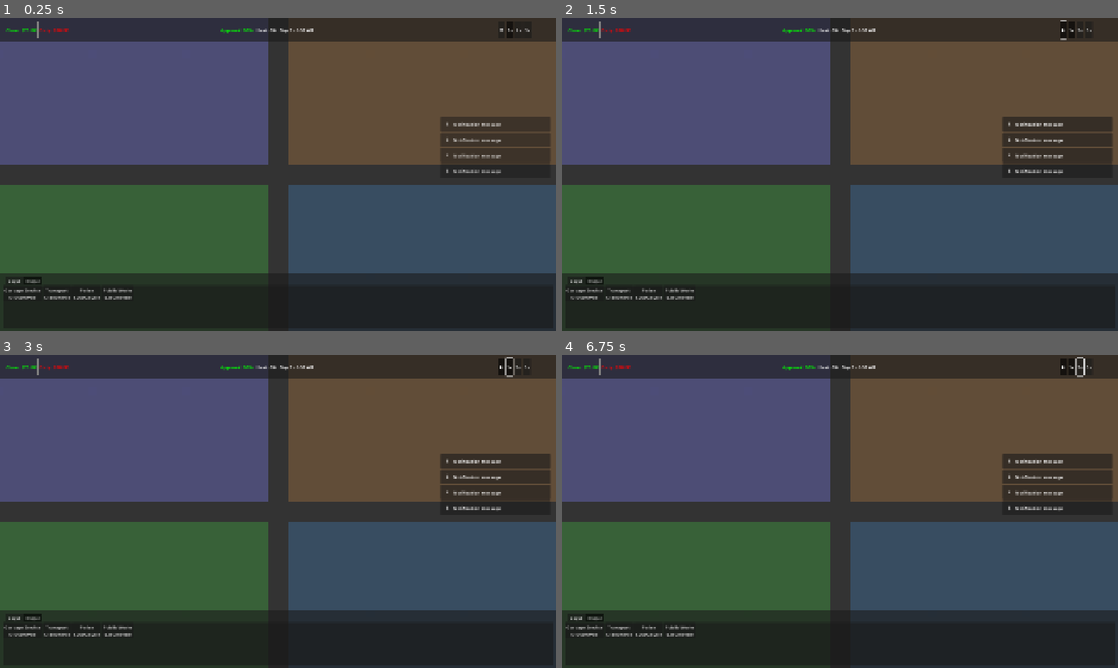
Above: before the commit, frames 1-4 (two rows, left to right).
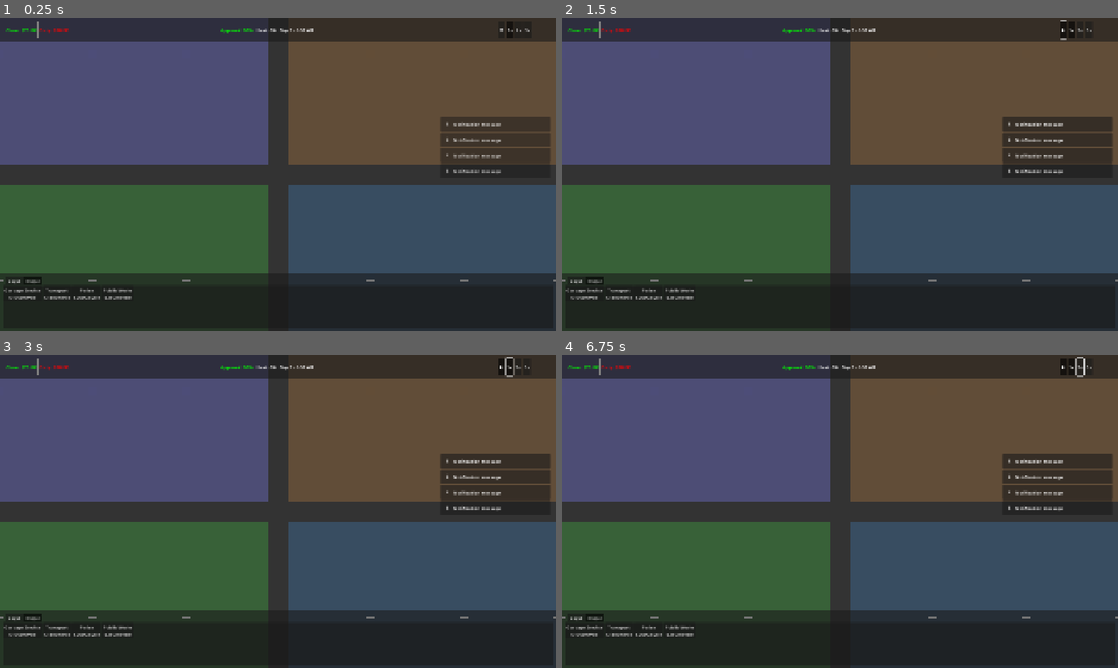
Above: after the commit, the same moments.

Repository: gerswin/underworld-tycoon
Game: Godot game, scene res://src/scenes/Main.tscn
The game is run twice, just before and just after one commit, with the same random seed, the same clock (stepped at 60 frames per second) and the same inputs.
Inputs (mouse positions are in pixels of both pictures, inside the frame that each line leads up to):
- Up to frame 1 (0.25 s): no input
- Up to frame 2 (1.5 s): click "⏸" at 0.5 s; tap Enter at 1.25 s; move the mouse to (962, 158) at 1.27 s; press the mouse at (962, 158) at 1.28 s; hold D (move_right) from 1.28 s (still down)
- Up to frame 3 (3 s): tap Space (pause) at 2 s; move the mouse to (166, 527) at 2.02 s; release D (move_right) at 2.03 s; release the mouse at (166, 527) at 2.03 s; hold S (move_down) 2.03-2.78 s; right-click (166, 527) at 2.1 s; tap Enter at 2.75 s; move the mouse to (333, 442) at 2.77 s; hold D (move_right) from 2.78 s (still down); hold Tab (toggle_panel) from 2.78 s (still down)
- Up to frame 4 (6.75 s): tap Space (pause) at 3.5, 5 s; move the mouse to (812, 574) at 3.52 s; release D (move_right) at 3.53 s; release Tab (toggle_panel) at 3.53 s; hold W (move_up) 3.53-4.28 s; tap Mouse wheel up (zoom_in) at 3.6 s; click (812, 574) at 3.67 s; tap Enter at 4.25 s; move the mouse to (1006, 558) at 4.27 s; hold Mouse wheel down (zoom_out) 4.28-5.03 s; hold A (move_left) 4.28-5.78 s; move the mouse to (673, 464) at 5.02 s; click (673, 464) at 5.1 s; move the mouse to (867, 511) at 5.77 s; hold S (move_down) 5.78-6.53 s; hold Right mouse button (right_click) 5.78-6.53 s; click (867, 511) at 5.92 s; move the mouse to (756, 433) at 6.52 s; hold D (move_right) from 6.53 s (still down); tap Tab (toggle_panel) at 6.6 s

The runs differ from the first frame. In frame 1, less than 0.1% of the frame differs, in the area x 0-100%, y 83-85%; in frame 2, less than 0.1%; in frame 3, less than 0.1%; in frame 4, less than 0.1%.
Error before the commit: Invalid assignment of property or key 'color' with value of type 'Color' on a base object of type 'NinePatchRect'. (res://src/scripts/ui/PlotTooltip.gd:20)
Error after the commit: Invalid assignment of property or key 'text' with value of type 'String' on a base object of type 'Nil'. (res://src/scripts/ui/Notification.gd:15)

Commit message:
Fix: Correct tooltip background and plot interaction errors
- Changed NinePatchRect to ColorRect (NinePatchRect doesn't have color property)
- Fixed plot border creation using manual ColorRect lines instead of StyleBox
- Corrected signal binding for plot interaction events
- Removed unused create_border_style() function

These fixes resolve the 'Invalid assignment' errors and ensure proper plot interaction.

Diff:
--- a/src/scripts/systems/BuildingPlots.gd
+++ b/src/scripts/systems/BuildingPlots.gd
@@ -101,12 +101,31 @@
 	plot_rect.color = color
 	plot_visual.add_child(plot_rect)
 
-	# Border
+	# Border - create a simple outline
 	var border = ColorRect.new()
 	border.size = Vector2(PLOT_SIZE * 0.85, PLOT_SIZE * 0.85)
 	border.position = -border.size / 2
 	border.color = Color.TRANSPARENT
-	border.add_theme_stylebox_override("panel", create_border_style())
+
+	# Create border lines manually
+	for i in range(4):
+		var line = ColorRect.new()
+		line.color = Color.WHITE
+		match i:
+			0: # Top
+				line.size = Vector2(border.size.x, 2)
+				line.position = Vector2(0, 0)
+			1: # Right
+				line.size = Vector2(2, border.size.y)
+				line.position = Vector2(border.size.x - 2, 0)
+			2: # Bottom
+				line.size = Vector2(border.size.x, 2)
+				line.position = Vector2(0, border.size.y - 2)
+			3: # Left
+				line.size = Vector2(2, border.size.y)
+				line.position = Vector2(0, 0)
+		border.add_child(line)
+
 	plot_visual.add_child(border)
 
 	# Add interaction area
@@ -121,25 +140,16 @@
 	# Store plot data in the visual
 	plot_visual.set_meta("plot_data", plot_data)
 
-	# Connect signals
-	area.input_event.connect(_on_plot_clicked.bind(plot_data))
+	# Connect signals with proper binding
+	area.input_event.connect(_on_area_input_event.bind(plot_data))
 	area.mouse_entered.connect(_on_plot_hovered.bind(plot_data))
 	area.mouse_exited.connect(_on_plot_exited.bind(plot_data))
 
 	add_child(plot_visual)
 	plot_visuals.append(plot_visual)
 
-func create_border_style() -> StyleBoxFlat:
-	var style = StyleBoxFlat.new()
-	style.border_width_left = 2
-	style.border_width_right = 2
-	style.border_width_top = 2
-	style.border_width_bottom = 2
-	style.border_color = Color.WHITE
-	style.bg_color = Color.TRANSPARENT
-	return style
-
-func _on_plot_clicked(_viewport: Node, event: InputEvent, _shape_idx: int, plot_data: Dictionary) -> void:
+
+func _on_area_input_event(plot_data: Dictionary, _viewport: Node, event: InputEvent, _shape_idx: int) -> void:
 	if event.is_action_pressed("left_click"):
 		select_plot(plot_data)
 
--- a/src/scripts/ui/PlotTooltip.gd
+++ b/src/scripts/ui/PlotTooltip.gd
@@ -1,7 +1,7 @@
 extends Control
 class_name PlotTooltip
 
-@onready var background: NinePatchRect
+@onready var background: ColorRect
 @onready var title_label: Label
 @onready var info_label: Label
 @onready var stats_container: VBoxContainer
@@ -15,8 +15,8 @@
 	setup_tooltip()
 
 func setup_tooltip() -> void:
-	# Background
-	background = NinePatchRect.new()
+	# Background - use ColorRect instead of NinePatchRect
+	background = ColorRect.new()
 	background.color = Color(0.1, 0.1, 0.1, 0.9)
 	background.size = Vector2(250, 120)
 	add_child(background)
Not shown, added: src/scripts/ui/PlotTooltip.gd.uid
